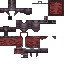
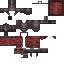
Before/after of a 64px x 64px layered artwork. What changed in the layer stack:
painted on "Layer 4" over [0, 23, 16, 29]
